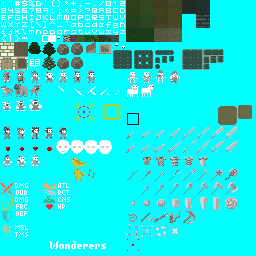
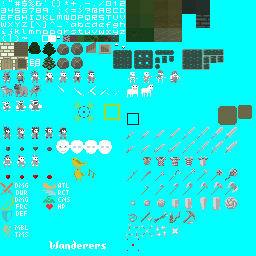
Layer changes from the first 256px x 256px image to the second:
painted on "Layer" over [6, 147, 52, 179]
